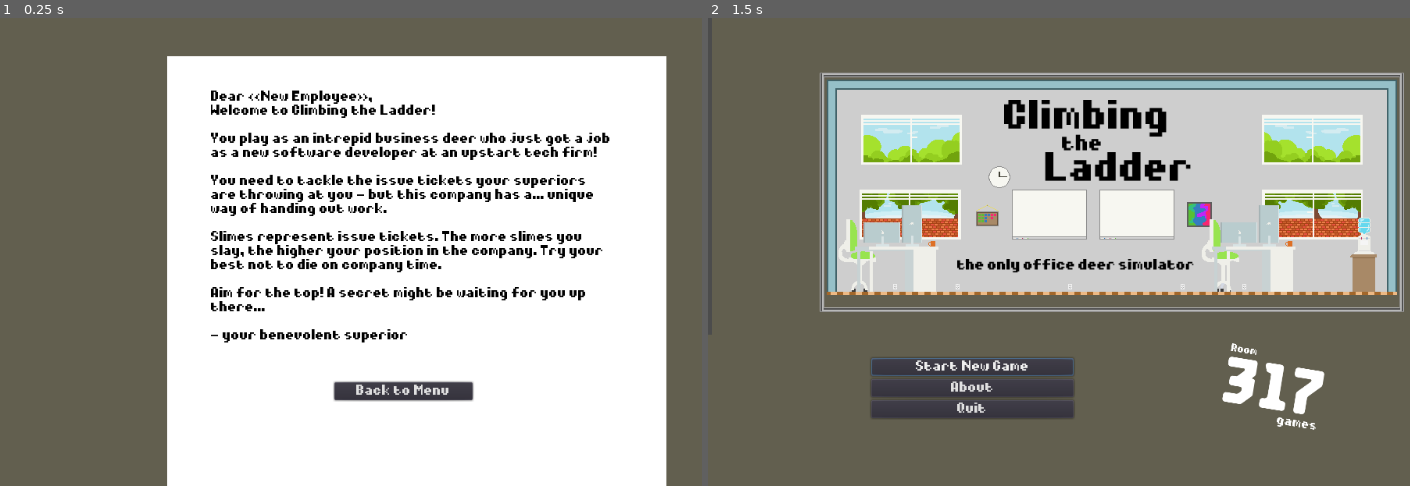
Above: before the commit, frames 1-2 (left to right).
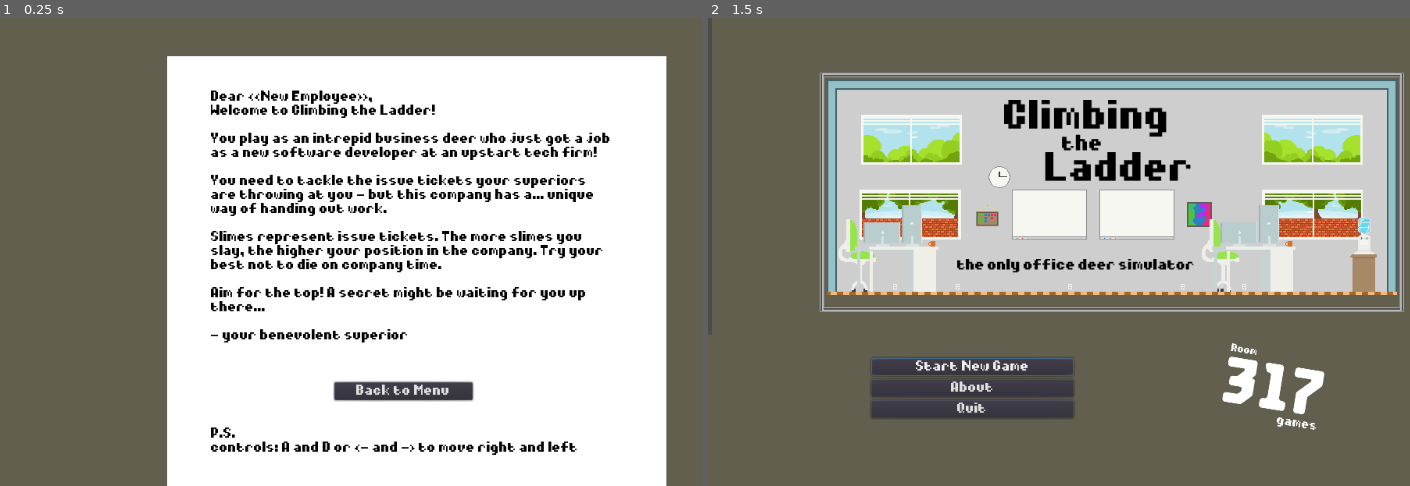
Above: after the commit, the same moments.

Repository: lseper/cornhacks-2023
Game: Godot game, scene res://scenes/about.tscn
Same seed, same stepped clock (60 frames per second), same inputs: the game is played once before the commit and once after it. This scene is started directly instead of the project's main scene. Sound files missing from this copy of the repository are replaced by a short silence.
Inputs:
- Up to frame 1 (0.25 s): no input
- Up to frame 2 (1.5 s): tap Enter (ui_accept) at 0.5, 0.77 s; hold Right (move_right) 0.53-1.25 s; click "Back to Menu" at 1.25 s

The runs differ from the first frame. In frame 1, 0.6% of the frame differs, in the area x 30-83%, y 87-94%; in frame 2, nothing differs.

Commit message:
controls in about

Diff:
--- a/game/scenes/about.tscn
+++ b/game/scenes/about.tscn
@@ -25,7 +25,7 @@
 margin_left = 270.0
 margin_top = 93.0
 margin_right = 786.0
-margin_bottom = 513.0
+margin_bottom = 576.0
 custom_colors/default_color = Color( 0, 0, 0, 1 )
 text = "Dear <<New Employee>>,
 Welcome to Climbing the Ladder!
@@ -38,7 +38,15 @@
 
 Aim for the top! A secret might be waiting for you up there...
 
-- your benevolent superior"
+- your benevolent superior
+
+
+
+
+
+
+P.S.
+controls: A and D or <- and -> to move right and left"
 
 [node name="BackButton" type="Button" parent="."]
 margin_left = 428.0
Not shown, added: game/sprites/player/death/player_death_pose.png.import
